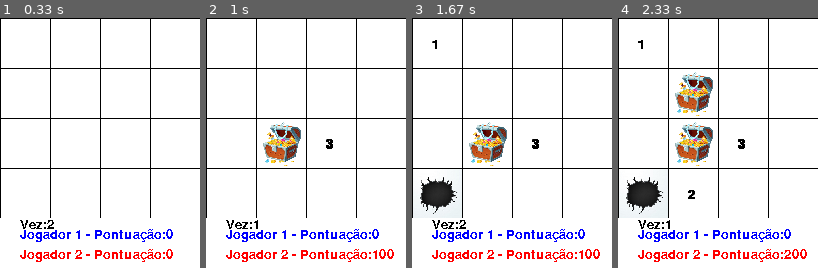
Above: before the commit, frames 1-4 (left to right).
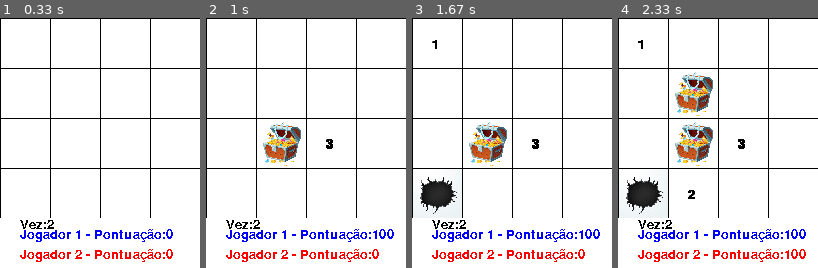
Above: after the commit, the same moments.

Repository: ThiagoDiasFigueiredo/Caca_ao_tesouro_Pygame
Game: pygame game, started from main.py
Same seed, same stepped clock (60 frames per second), same inputs: the game is played once before the commit and once after it.
Inputs (mouse positions are in pixels of both pictures, inside the frame that each line leads up to):
- Up to frame 1 (0.33 s): no input
- Up to frame 2 (1 s): click (306, 143) at 0.38 s; click (258, 145) at 0.72 s
- Up to frame 3 (1.67 s): click (448, 200) at 1.05 s; click (460, 50) at 1.38 s
- Up to frame 4 (2.33 s): click (670, 93) at 1.72 s; click (708, 208) at 2.05 s

Frame 1 is identical in both runs. In frame 2, 0.5% of the frame differs, in the area x 23-94%, y 80-97%; in frame 3, 0.5%; in frame 4, 0.5%.

Commit message:
Atualizei a vez dos jogadores

Diff:
--- a/main.py
+++ b/main.py
@@ -112,7 +112,7 @@
 
                 tabuleiro[i][j] = contar_tesouros
 #Qual jogador vai começar:
-    vez = random.choice([1, 2])
+    vez = random.choice([1,2])
     print(f"Quem começa é o Jogador {vez}")
     #Looping do jogo
     running = True
@@ -132,7 +132,9 @@
 
 
                 if tabuleiro[linha][coluna] == -1: #Tesouro
-
+                    print(f'Jogador {vez} achou um tesouro!')
+                    revelado[linha][coluna] = 1
+                    som_tesouro.play()
                     if vez == 1:
                         pontuacao[0] += 100
                         vez = 2
@@ -140,7 +142,11 @@
                         pontuacao[1] += 100
                         vez = 1
 
-                elif tabuleiro[linha][coluna] == -2:
+                elif tabuleiro[linha][coluna] == -2: #Buraco
+
+                    print(f'Jogador {vez} caiu em um buraco!')
+                    revelado[linha][coluna] = 2
+                    som_buraco.play()
 
                     if vez == 1:
                         pontuacao[0] -= 50
@@ -153,23 +159,16 @@
                         if pontuacao[1] < 0:
                             pontuacao[1] = 0
                         vez = 1
-
-                if tabuleiro[linha][coluna] == -1:
-                        print(f'Jogador {vez} achou um tesouro!')
-                        revelado[linha][coluna] = 1
-                        som_tesouro.play()
-                elif tabuleiro[linha][coluna] == -2:
-                    print(f'Jogador {vez} caiu em um buraco!')
-                    revelado[linha][coluna] = 2
-                    som_buraco.play()
-
                 else:
                     print(f'Jogador {vez} não encontrou nada.')
                     print(f'Tem {tabuleiro[linha][coluna]} ao redor!')
                     revelado[linha][coluna] = 3
                     print(evento.pos)
                     som_contagem.play()
-
+                    if vez == 1:
+                        vez = 2
+                    elif vez == 2:
+                        vez = 1
 
         pygame.draw.rect(tela, cores['branca'], (0, 200, 200, 50))
         texto_jogador_1 = fonte.render(f'Jogador 1 - Pontuação:{pontuacao[0]}',False,cores['azul'])
@@ -181,15 +180,16 @@
 
         for i in range(linhas):
             for j in range(colunas):
-
                 if revelado[i][j] == 1:
                 	tela.blit(img_tesouro, (j * 50 + 1, i * 50 +1 , 49, 49))
 
                 elif revelado[i][j] == 2:
                     tela.blit(img_buraco, (j * 50 + 1 , i * 50 + 1 , 49, 49))
+
                 elif revelado[i][j] == 3:
                     texto_numeros = fonte.render(str(tabuleiro[i][j]),True,cores['preto'])
                     tela.blit(texto_numeros, (j * 50 + 20, i * 50 + 20))
         pygame.display.update()
+
 if __name__ == '__main__':
     main()
